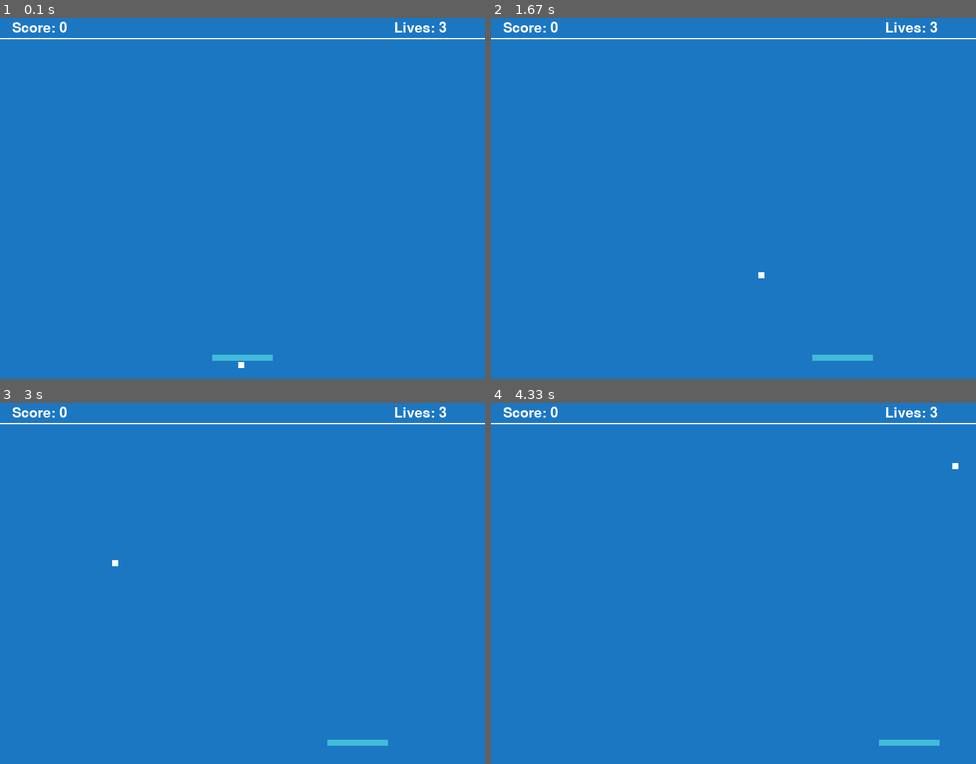
Above: before the commit, frames 1-4 (two rows, left to right).
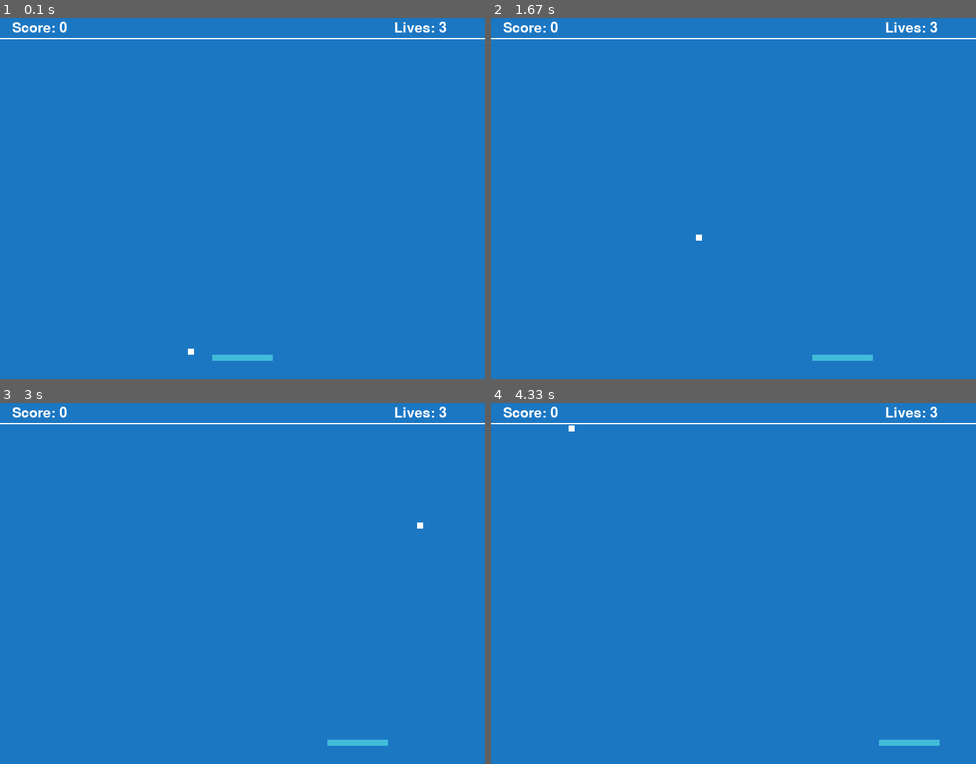
Above: after the commit, the same moments.

Repository: connordelacruz/pygame-breakout
Game: pygame game, started from main.py
Same seed, same stepped clock (60 frames per second), same inputs: the game is played once before the commit and once after it.
Inputs:
- Up to frame 1 (0.1 s): no input
- Up to frame 2 (1.67 s): hold Right 0.33-0.8 s; hold Right 0.83-1.3 s; hold Left from 1.33 s (still down)
- Up to frame 3 (3 s): release Left at 1.87 s; hold Left 1.9-2.3 s; hold Right 2.33-2.97 s
- Up to frame 4 (4.33 s): hold Left 3-3.47 s; hold Right 3.5-3.97 s; hold Right from 4 s (still down)

The runs differ from the first frame. In frame 1, less than 0.1% of the frame differs, in the area x 38-51%, y 91-97%; in frame 2, less than 0.1%; in frame 3, less than 0.1%; in frame 4, less than 0.1%.

Commit message:
Added paddle collision

Diff:
--- a/ball.py
+++ b/ball.py
@@ -18,6 +18,7 @@
         self.max_y = self.screen_height - height
 
         # Randomize initial velocity
+        # TODO: i think there's some odd behavior with randomness like this, play around with it
         self.velocity = [randint(4, 8), randint(-8, 8)]
 
         # Initialize self.image
@@ -48,8 +49,15 @@
         self.rect.x += self.velocity[0]
         self.rect.y += self.velocity[1]
         # Bounce off the walls
-        # TODO equal to or no equal to
         if self.rect.x >= self.max_x or self.rect.x <= self.min_x:
             self.velocity[0] *= -1
-        if self.rect.y > self.max_y or self.rect.y < self.min_y:
+        if self.rect.y >= self.max_y or self.rect.y <= self.min_y:
             self.velocity[1] *= -1
+
+    def bounce(self):
+        # Back it up TODO: necessary?
+        self.rect.x -= self.velocity[0]
+        self.rect.y -= self.velocity[1]
+        # Flip y velocity n randomize x
+        self.velocity[0] = randint(-8, 8)
+        self.velocity[1] *= -1
--- a/main.py
+++ b/main.py
@@ -95,6 +95,9 @@
 
     # Game Logic ---------------------------------------------------------------
     sprites.update()
+    # Paddle/ball collision
+    if pygame.sprite.collide_mask(ball, paddle):
+        ball.bounce()
 
     # Drawing ------------------------------------------------------------------
     # Background
